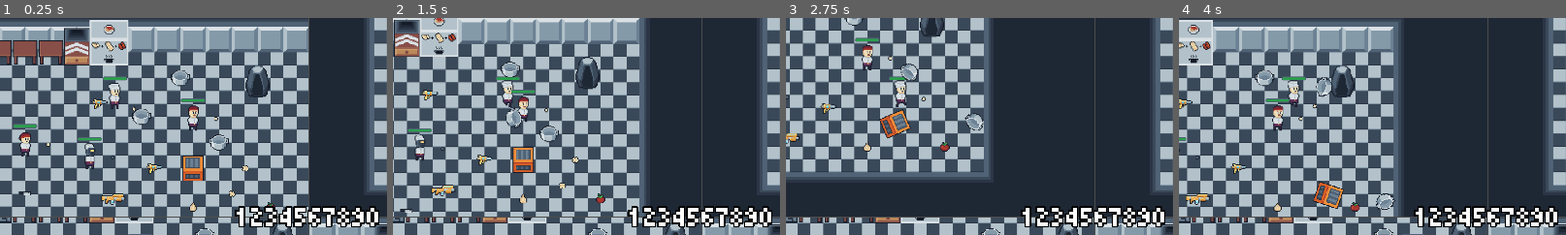
Above: before the commit, frames 1-4 (left to right).
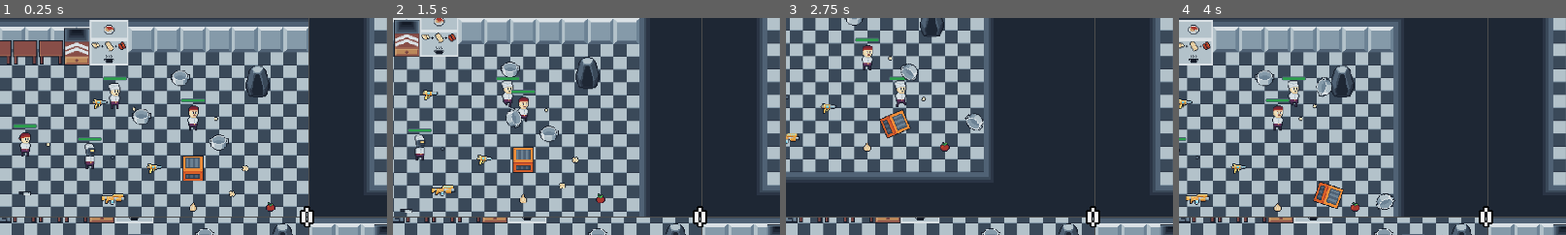
Above: after the commit, the same moments.

Repository: nonamecorn/romancce_macabre
Game: Godot game, scene res://game.tscn
Two runs of this game, one before a commit and one after it. Both use one fixed random seed, a clock stepped at 60 frames per second and the inputs below.
Inputs (mouse positions are % of the whole screen's width and height, from its top left):
- Up to frame 1 (0.25 s): no input
- Up to frame 2 (1.5 s): tap Enter at 0.5 s; move the mouse to (72, 45) at 0.52 s; hold D (p1_right) 0.53-1.28 s; right-click (72, 45) at 0.6 s; click (72, 45) at 0.67 s; move the mouse to (30, 55) at 1.27 s; hold S (p1_down) from 1.28 s (still down); click (30, 55) at 1.35 s
- Up to frame 3 (2.75 s): move the mouse to (60, 28) at 2.02 s; release S (p1_down) at 2.03 s; hold D (p1_right) from 2.03 s (still down); right-click (60, 28) at 2.1 s
- Up to frame 4 (4 s): move the mouse to (45, 70) at 2.77 s; release D (p1_right) at 2.78 s; hold W (p1_up) 2.78-3.53 s; click (45, 70) at 2.85 s; move the mouse to (80, 65) at 3.52 s; hold A (p1_left) from 3.53 s (still down); right-click (80, 65) at 3.6 s
The pictures show only the part of the screen within x 10-60%, y 4-54%; the shares and areas given below are measured in that part.

The runs differ from the first frame. In frame 1, 2.6% of the frame differs, in the area x 60-98%, y 86-97%; in frame 2, 2.6%; in frame 3, 2.6%; in frame 4, 2.6%.
Error after the commit: Invalid assignment of property or key 'text' with value of type 'int' on a base object of type 'Label'. (res://game.gd:37)

Commit message:
score show

Diff:
--- a/game.gd
+++ b/game.gd
@@ -32,3 +32,6 @@
 		var remote_trans := RemoteTransform2D.new()
 		remote_trans.remote_path = node.camera.get_path()
 		node.player.add_child(remote_trans)
+
+func _process(_delta: float) -> void:
+	$"CenterContainer/Label".text = Score.score
--- a/score/Score.gd
+++ b/score/Score.gd
@@ -36,3 +36,7 @@
 	fa.store_64(max_score)
 	fa.flush()
 	fa.close()
+
+func disconnect_all(s: Signal):
+	for c in s.get_connections():
+		s.disconnect(c)
